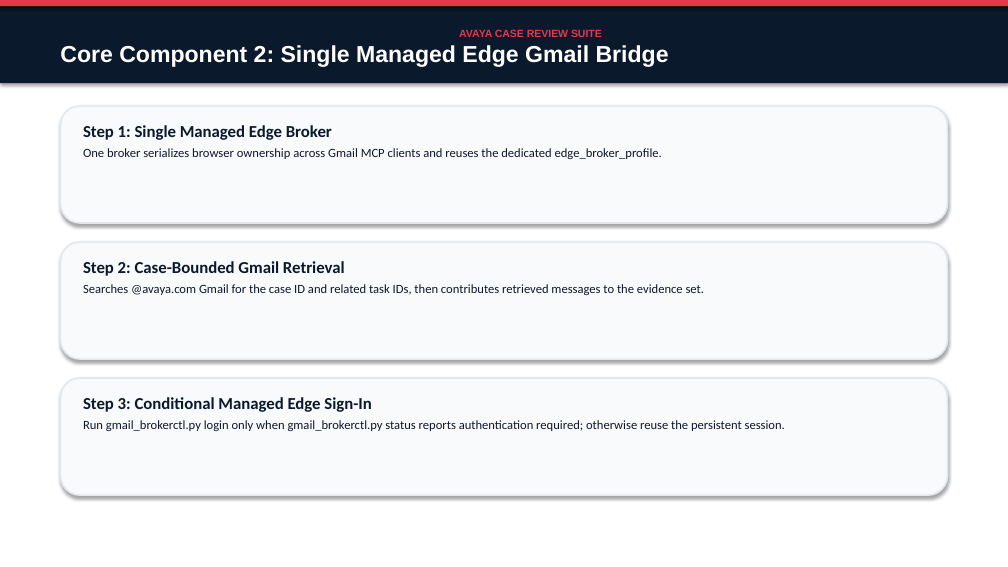
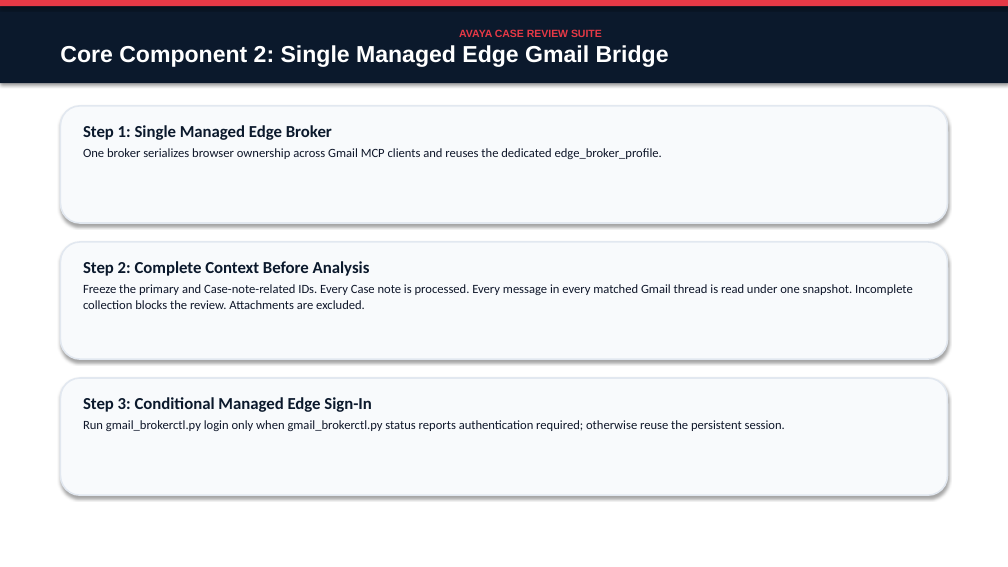
Before and after one commit to avayahmao/avaya-case-review-pack, a slide deck: slide 6 of docs/Avaya_Case_Review_Suite_Presentation.pptx. Drawn at 1008x567 pixels with LibreOffice and Linux fonts; fonts in the diff are those of the drawing. Boxes give left, top, right and bottom in pixels: in the first picture for what was removed or moved away, otherwise in the second. Text is boxed around its words. In the diff, an @@ line names an element or a change of style, - is before the commit and + after.

Commit message:
docs(presentation): explain exhaustive context gate

```diff
--- a/docs/Avaya_Case_Review_Suite_Presentation.pptx
+++ b/docs/Avaya_Case_Review_Suite_Presentation.pptx
@@ text at [83,261,913,309]: text changed @@
-Step 2: Case-Bounded Gmail Retrieval
-Searches @avaya.com Gmail for the case ID and related task IDs, then contributes retrieved messages to the evidence set.
+Step 2: Complete Context Before Analysis
+Freeze the primary and Case-note-related IDs. Every Case note is processed. Every message in every matched Gmail thread is read under one snapshot. Incomplete collection blocks the review. Attachments are excluded.
```
Also in this commit, not shown: 3 other files.
